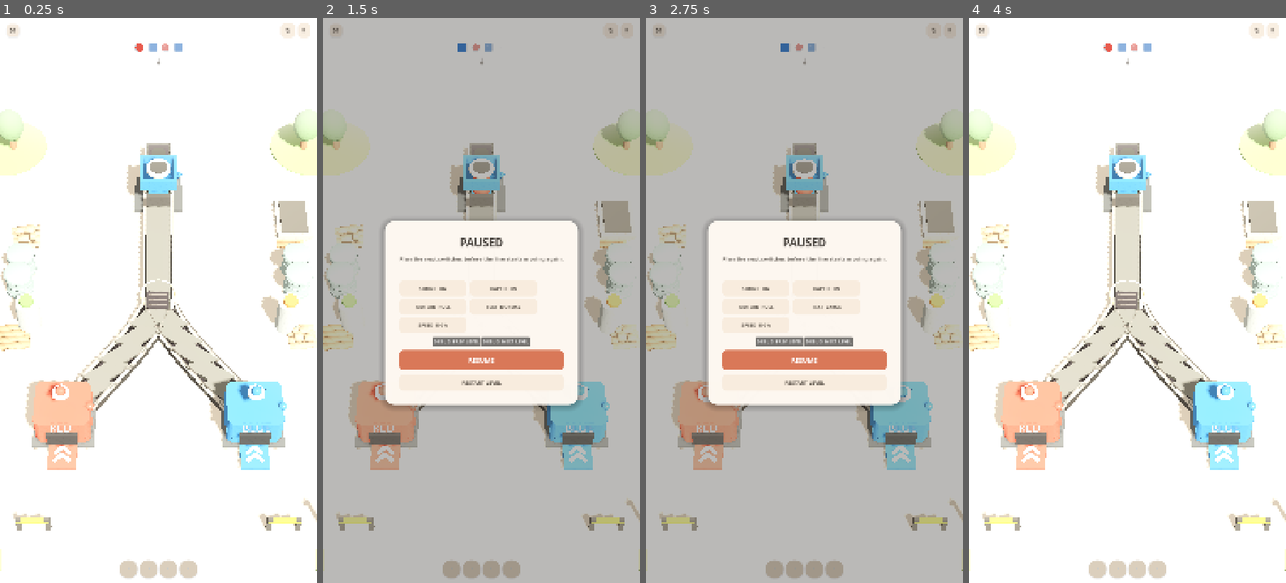
Above: before the commit, frames 1-4 (left to right).
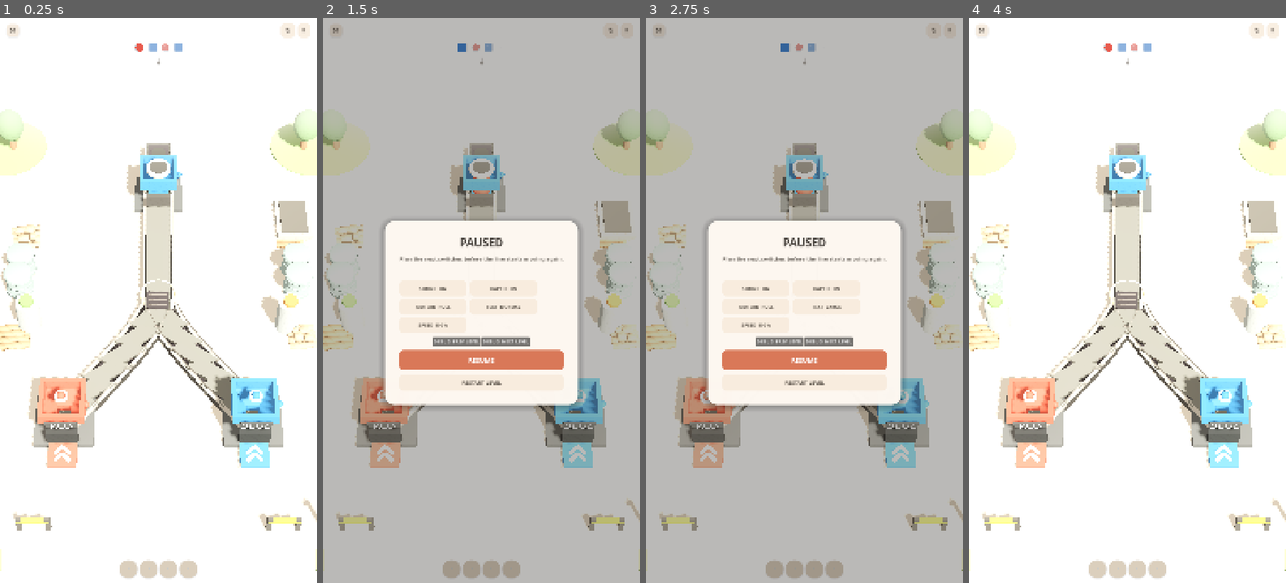
Above: after the commit, the same moments.

Repository: mocchaust64/rail_game
Game: Godot game, scene res://app/main.tscn
The game is run twice, just before and just after one commit, with the same random seed, the same clock (stepped at 60 frames per second) and the same inputs.
Inputs:
- Up to frame 1 (0.25 s): no input
- Up to frame 2 (1.5 s): click "↻" at 0.5 s; click "Ⅱ" at 1.25 s
- Up to frame 3 (2.75 s): click "TEXT NORMAL" at 2 s
- Up to frame 4 (4 s): click "RESTART LEVEL" at 2.75 s; click "↻" at 3.5 s

The runs differ from the first frame. In frame 1, 3.0% of the frame differs, in the area x 8-91%, y 63-80%; in frame 2, 2.2%; in frame 3, 2.2%; in frame 4, 3.0%, in the area x 8-91%, y 56-80%.

Commit message:
art: use authored Kenney receiver machine shell

Diff:
--- a/gameplay/receiver_actor.gd
+++ b/gameplay/receiver_actor.gd
@@ -12,7 +12,7 @@
 func configure(id_value: String, kind_value: String) -> void:
     receiver_id = id_value
     kind = kind_value
-    var parts := VisualFactory.create_receiver_shell(self, kind)
+    var parts := MachineVisuals.create_receiver_shell(self, kind)
     _mouth = parts["mouth"] as MeshInstance3D
     _badge_anchor = parts["badge_anchor"] as Node3D
     _lamp = parts["lamp"] as MeshInstance3D
@@ -21,7 +21,7 @@
     _idle_clock += delta
     if _badge_anchor != null:
         _badge_anchor.rotation.y = sin(_idle_clock * 1.25) * 0.08
-        _badge_anchor.position.y = 1.48 + sin(_idle_clock * 2.0) * 0.025
+        _badge_anchor.position.y = 1.30 + sin(_idle_clock * 2.0) * 0.02
 
 func accept() -> void:
     _kill_reaction_tween()
